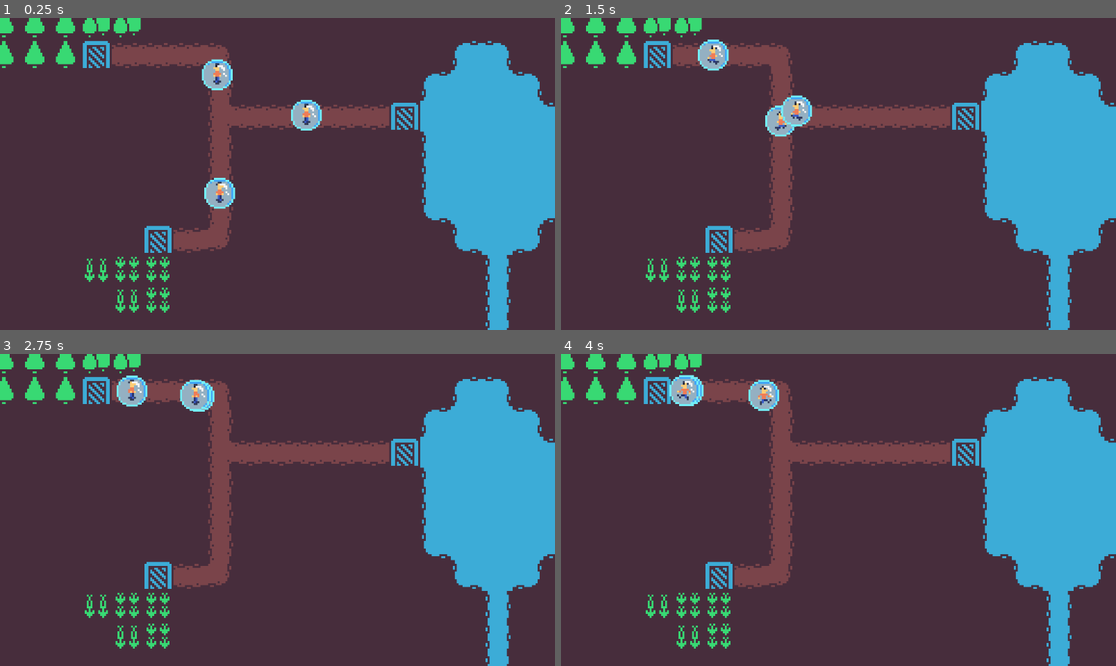
Above: before the commit, frames 1-4 (two rows, left to right).
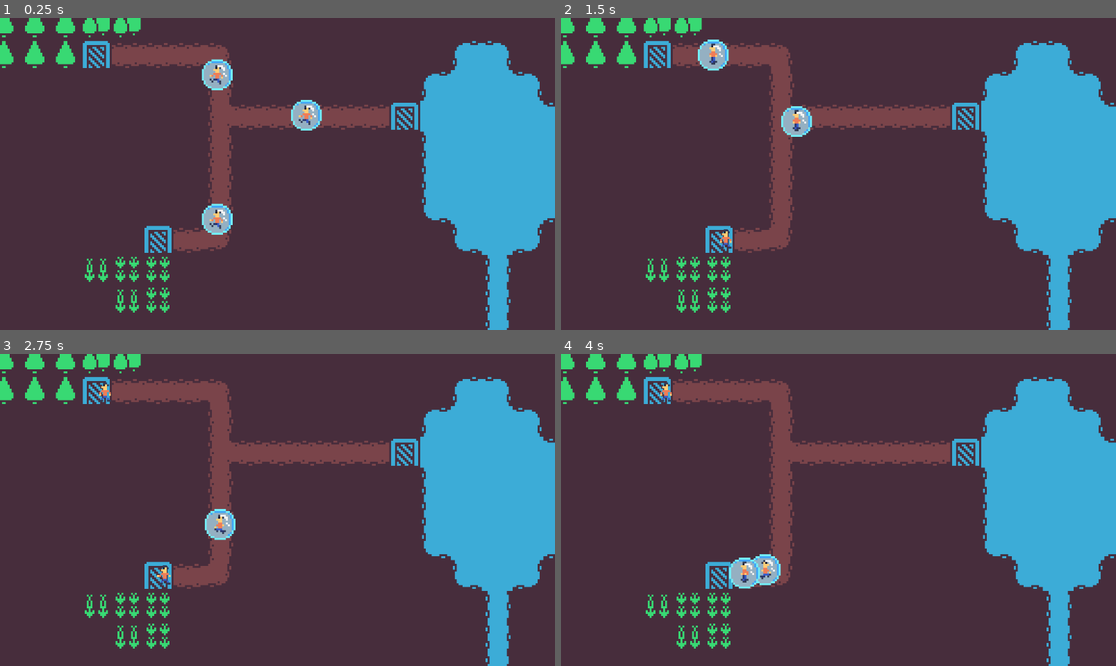
Above: after the commit, the same moments.

Repository: bubble-i-zation/bubble-i-zation
Game: Godot game, scene res://scenes/example_world.tscn
The game is run twice, just before and just after one commit, with the same random seed, the same clock (stepped at 60 frames per second) and the same inputs.
Inputs:
- Up to frame 1 (0.25 s): no input
- Up to frame 2 (1.5 s): no input
- Up to frame 3 (2.75 s): no input
- Up to frame 4 (4 s): no input

The runs differ from the first frame. In frame 1, 1.0% of the frame differs, in the area x 36-57%, y 14-70%; in frame 2, 0.9%; in frame 3, 1.6%; in frame 4, 1.9%, in the area x 17-40%, y 6-76%.

Commit message:
add unload time

Diff:
--- a/bubble-i-zation/scenes/porter/porter.gd
+++ b/bubble-i-zation/scenes/porter/porter.gd
@@ -6,22 +6,30 @@
 
 @export var bubbles: Array[Marker2D] = []
 @onready var animated_sprite_2d: AnimatedSprite2D = $AnimatedSprite2D
+@onready var bubble_bg: Sprite2D = $BubbleBG
+@onready var bubble: Sprite2D = $Bubble
 
 
 var current_target: Marker2D = null
+var last_target: Marker2D = null
 
 func _ready() -> void:
 	current_target = bubbles.pick_random()
-	animated_sprite_2d.play("walk")
+	last_target = current_target
 
 
 func _physics_process(_delta: float) -> void:
-	if navigation_agent_2d.is_navigation_finished():
-		print("target reached")
-		current_target = bubbles.pick_random()
+	handle_animation()
 
-	animated_sprite_2d.flip_h = velocity.x < 0
+	if current_target != null:
+		do_navigation()
+	else:
+		velocity = Vector2.ZERO
 
+	move_and_slide()
+
+
+func do_navigation():
 	navigation_agent_2d.target_position = current_target.global_position
 	var next_pos := navigation_agent_2d.get_next_path_position()
 	var new_velocity := global_position.direction_to(next_pos) * speed
@@ -31,8 +39,31 @@
 	else:
 		_on_navigation_agent_2d_velocity_computed(new_velocity)
 
-	move_and_slide()
+
+func handle_animation():
+	if velocity.length() > 0:
+		animated_sprite_2d.play("walk")
+		bubble.visible = true
+		bubble_bg.visible = true
+	else:
+		animated_sprite_2d.play("idle")
+		bubble.visible = false
+		bubble_bg.visible = false
+
+	animated_sprite_2d.flip_h = velocity.x < 0
 
 
 func _on_navigation_agent_2d_velocity_computed(safe_velocity: Vector2) -> void:
 	velocity = safe_velocity
+
+
+func _on_navigation_agent_2d_target_reached() -> void:
+	print("target reached")
+	last_target = current_target
+	current_target = null
+	get_tree().create_timer(2).timeout.connect(pick_new_target)
+
+func pick_new_target():
+	current_target = bubbles.pick_random()
+	while current_target == last_target:
+		current_target = bubbles.pick_random()
--- a/bubble-i-zation/scenes/porter/porter.tscn
+++ b/bubble-i-zation/scenes/porter/porter.tscn
@@ -115,7 +115,7 @@
 target_desired_distance = 5.0
 path_postprocessing = 1
 
-[node name="Sprite2D2" type="Sprite2D" parent="."]
+[node name="BubbleBG" type="Sprite2D" parent="."]
 texture_filter = 1
 texture = ExtResource("3_bgrm3")
 
@@ -124,10 +124,11 @@
 position = Vector2(0, -2)
 sprite_frames = SubResource("SpriteFrames_r8sus")
 animation = &"walk"
-frame_progress = 0.653131
+frame_progress = 0.129219
 
-[node name="Sprite2D3" type="Sprite2D" parent="."]
+[node name="Bubble" type="Sprite2D" parent="."]
 texture_filter = 1
 texture = ExtResource("5_vdgkb")
 
+[connection signal="target_reached" from="NavigationAgent2D" to="." method="_on_navigation_agent_2d_target_reached"]
 [connection signal="velocity_computed" from="NavigationAgent2D" to="." method="_on_navigation_agent_2d_velocity_computed"]
